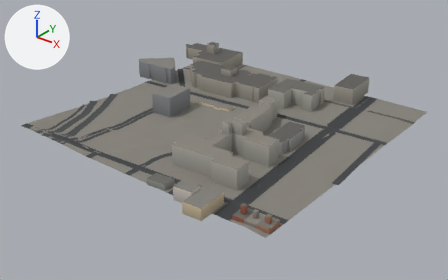
Renders of the glTF model public/tiles/sf/t0_6.glb from each side of a commit.
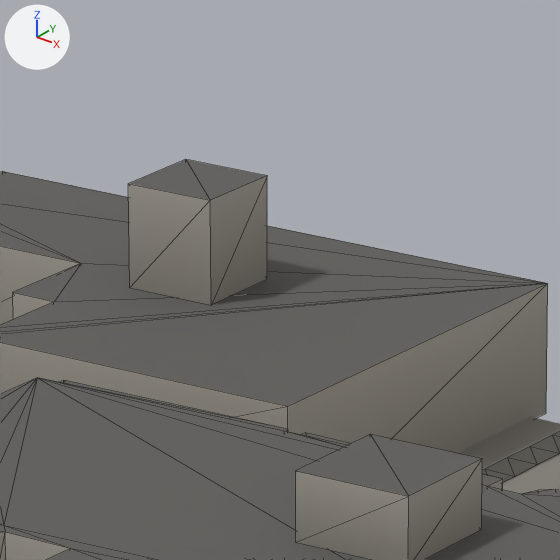
The first picture shows the older version from a camera (50 mm lens) standing at (854.0, -4025.0, 443.0) and looking at (249.0, -3268.0, -27.0). The close-ups show the older and then the newer version on the part from 44% to 54% of the width and 10% to 27% of the height of that picture. Only the edits that show in the close-ups are written down. Arrows for +X, +Y and +Z are at upper left; the lights stay in place. The close-ups show mesh edges as thin lines. Vertices at exactly the same position are counted once.

Objects in the first close-up: 'buildings', 'ground', 'roads'.
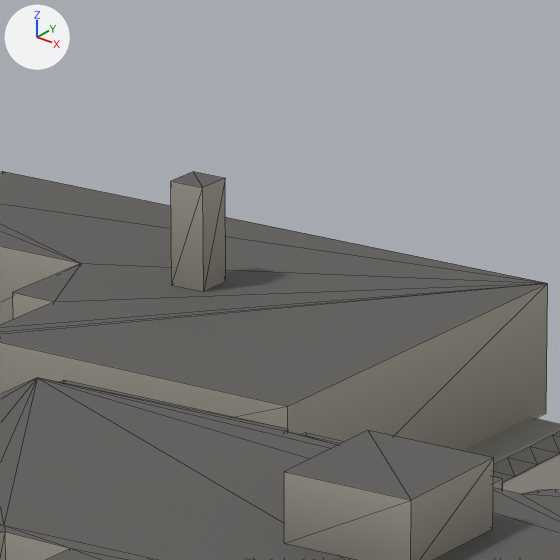
Pixel boxes [x1, y1, x2, y2] of what changed, in the close-ups (560 x 560 px; the box of a moved part takes in the faces that stretch with it):
'buildings', reshaped
    before: [0, 159, 560, 560]
    after: [0, 171, 560, 560]
part 1 of me_buildings, moved or reshaped
    before: [296, 434, 482, 560]
    after: [284, 431, 494, 560]
part 2 of me_buildings, moved or reshaped
    before: [128, 159, 267, 305]
    after: [171, 172, 226, 292]

The change in detail:
me_buildings has 523 vertices, 740 faces and spans x -55.0..499.0, y -3524.0..-2980.0, z 4.0..58.0.
me_buildings is used by ob_buildings; location (0.0, 0.0, 0.0).
me_buildings part 1: the loose piece of 8 vertices spanning x 140.0..163.0, y -3142.0..-3118.0, z 34.0..46.0 is scaled about its middle by (1.12, 1.12, 1).
me_buildings part 2: the loose piece of 8 vertices spanning x 22.0..42.0, y -3045.0..-3025.0, z 29.0..48.0 is scaled about its middle by (0.394, 0.394, 1).
